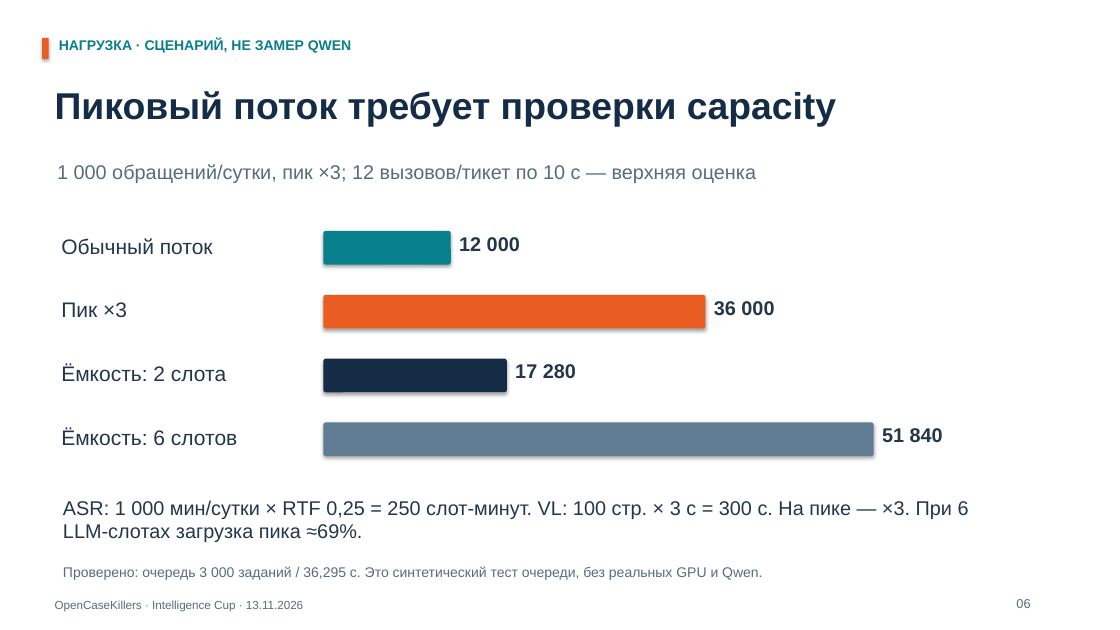
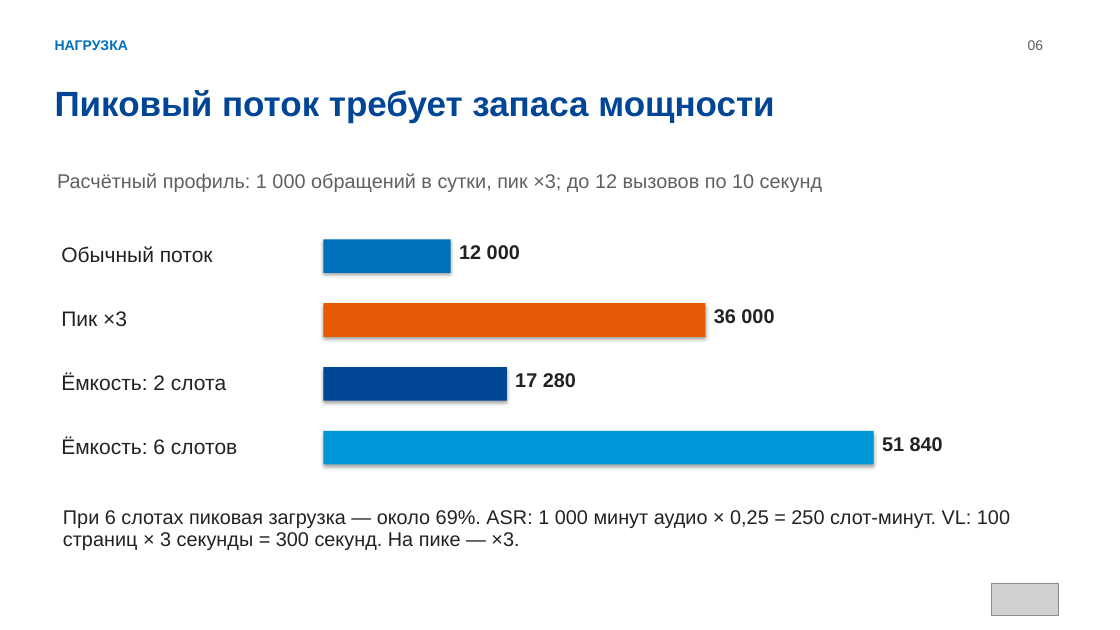
Before and after one commit to Arsenyyya/OpenCaseKillers, a slide deck: slide 6 of submission/final/Презентация.pptx. Drawn at 1120x630 pixels with LibreOffice and Linux fonts; fonts in the diff are those of the drawing; grey boxes stand for pictures. Boxes give left, top, right and bottom in pixels: in the first picture for what was removed or moved away, otherwise in the second. Text is boxed around its words. In the diff, an @@ line names an element or a change of style, - is before the commit and + after.

```diff
--- a/submission/final/Презентация.pptx
+++ b/submission/final/Презентация.pptx
@@ rectangle removed at (x1=42, y1=38, x2=49, y2=59) @@
@@ text at (x1=55, y1=40, x2=128, y2=50): text changed; text colour #087F8C to #0070BA @@
-НАГРУЗКА · СЦЕНАРИЙ, НЕ ЗАМЕР QWEN
+НАГРУЗКА
@@ text "06" moved from (x1=1016, y1=599, x2=1030, y2=608) to (x1=1028, y1=40, x2=1044, y2=50) @@
@@ text "06" at (x1=1028, y1=40, x2=1044, y2=50): size 11 to 12 pt, text colour #596B7C to #606060; alignment left to centre; line spacing 12.5pt to 13.7pt @@
@@ text at (x1=55, y1=90, x2=774, y2=123): text changed; size 32 to 30 pt; text colour #142C46 to #004596 @@
-Пиковый поток требует проверки capacity
+Пиковый поток требует запаса мощности
@@ text at (x1=57, y1=173, x2=822, y2=192): text changed; text colour #596B7C to #606060 @@
-1 000 обращений/сутки, пик ×3; 12 вызовов/тикет по 10 с — верхняя оценка
+Расчётный профиль: 1 000 обращений в сутки, пик ×3; до 12 вызовов по 10 секунд
@@ rounded rectangle removed at (x1=323, y1=231, x2=451, y2=265) @@
@@ rectangle added at (x1=323, y1=239, x2=451, y2=273), fill #0070BA @@
@@ rounded rectangle removed at (x1=323, y1=295, x2=706, y2=329) @@
@@ rectangle added at (x1=323, y1=303, x2=706, y2=337), fill #E65907 @@
@@ rounded rectangle removed at (x1=323, y1=359, x2=507, y2=392) @@
@@ rectangle added at (x1=323, y1=367, x2=507, y2=401), fill #004596 @@
@@ rounded rectangle removed at (x1=323, y1=423, x2=874, y2=456) @@
@@ rectangle added at (x1=323, y1=431, x2=874, y2=465), fill #0097D8 @@
@@ 8 texts moved together from (x1=61, y1=237, x2=943, y2=446) to (x1=61, y1=245, x2=943, y2=455) @@
@@ text colour #24364B to #222222 in 8 elements at (x1=61, y1=246, x2=213, y2=263), (x1=61, y1=311, x2=127, y2=326), (x1=61, y1=373, x2=226, y2=391), (x1=515, y1=373, x2=576, y2=387), (x1=61, y1=437, x2=237, y2=455), (x1=459, y1=245, x2=520, y2=259), (x1=714, y1=309, x2=774, y2=323), (x1=882, y1=437, x2=943, y2=451) @@
@@ text at (x1=63, y1=510, x2=1010, y2=550): text changed; text colour #24364B to #222222 @@
-ASR: 1 000 мин/сутки × RTF 0,25 = 250 слот-минут. VL: 100 стр. × 3 с = 300 с. На пике — ×3. При 6
-LLM-слотах загрузка пика ≈69%.
+При 6 слотах пиковая загрузка — около 69%. ASR: 1 000 минут аудио × 0,25 = 250 слот-минут. VL: 100
+страниц × 3 секунды = 300 секунд. На пике — ×3.
@@ text removed at (x1=63, y1=566, x2=762, y2=580) @@
-Проверено: очередь 3 000 заданий / 36,295 с. Это синтетический тест очереди, без реальных GPU и Qwen.
@@ picture added at (x1=991, y1=583, x2=1059, y2=616) @@
@@ text removed at (x1=55, y1=600, x2=303, y2=611) @@
-OpenCaseKillers · Intelligence Cup · 13.11.2026
```
Also in this commit, not shown: 3 other slides changed, 6 slides added, 6 slides removed, 29 other files.
